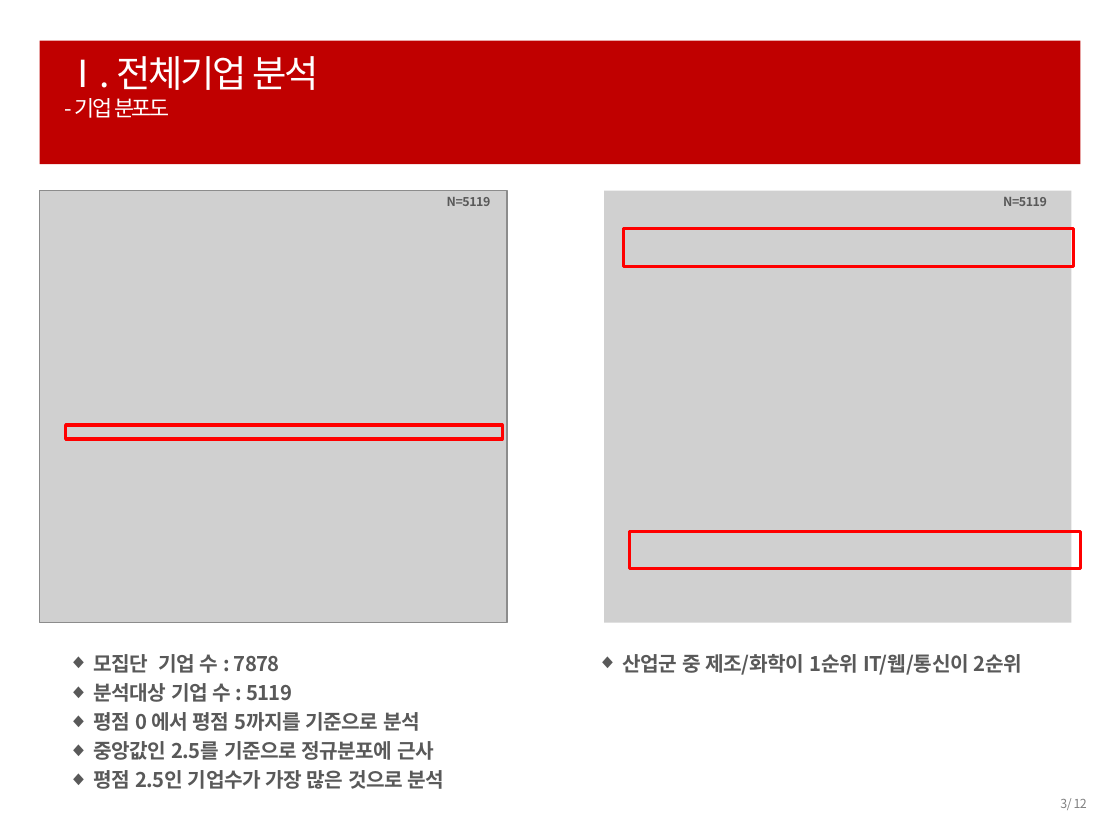
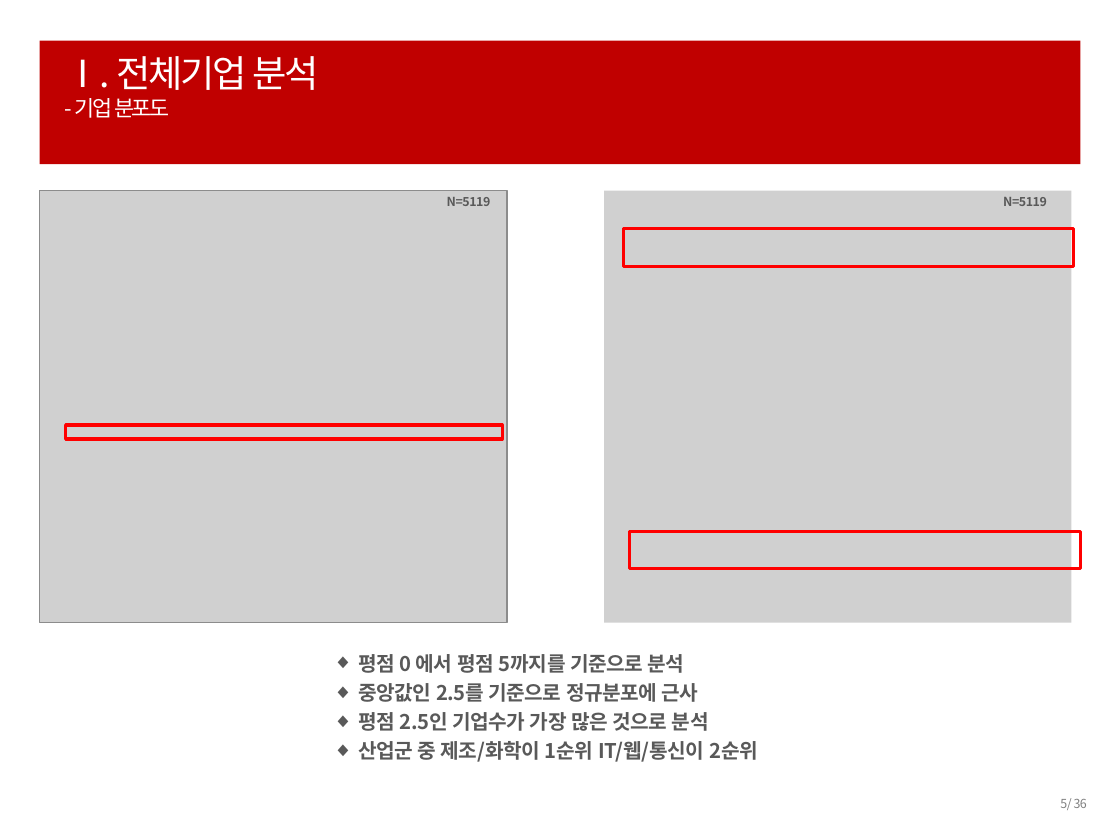
Before and after one commit to ParkHwan/R-studio, a slide deck: slide 5 of project/최종 발표자료.pptx (slide 3 before the commit). Drawn at 1120x840 pixels with LibreOffice and Linux fonts; fonts in the diff are those of the drawing; grey boxes stand for pictures. Boxes give left, top, right and bottom in pixels: in the first picture for what was removed or moved away, otherwise in the second. Text is boxed around its words. In the diff, an @@ line names an element or a change of style, - is before the commit and + after.

```diff
--- a/project/최종 발표자료.pptx
+++ b/project/최종 발표자료.pptx
@@ text removed at (94, 654, 444, 789) @@
-◆ 모집단 기업 수 : 7878
-◆ 분석대상 기업 수 : 5119
-◆ 평점 0 에서 평점 5까지를 기준으로 분석
-◆ 중앙값인 2.5를 기준으로 정규분포에 근사
-◆ 평점 2.5인 기업수가 가장 많은 것으로 분석
@@ text "평점 0 에서 평점 5까지를 ...": place and size @@
-text "평점 0 에서 평점 5까지를 ..." at (623, 654, 1023, 675)
+text "평점 0 에서 평점 5까지를 ..." at (358, 654, 758, 762)
@@ text at (358, 654, 709, 731): paragraphs added @@
+◆ 평점 0 에서 평점 5까지를 기준으로 분석
+◆ 중앙값인 2.5를 기준으로 정규분포에 근사
+◆ 평점 2.5인 기업수가 가장 많은 것으로 분석
@@ text at (358, 741, 758, 762): font Noto Sans CJK KR to Noto Sans CJK JP in "산업군 중 제조/화학이 1순위 IT/웹/통신이 2순위" @@
@@ page number at (1060, 798, 1087, 810): text changed @@
-3/ 12
+5/ 36
```
Also in this commit, not shown: 32 other slides changed, 2 slides added.
